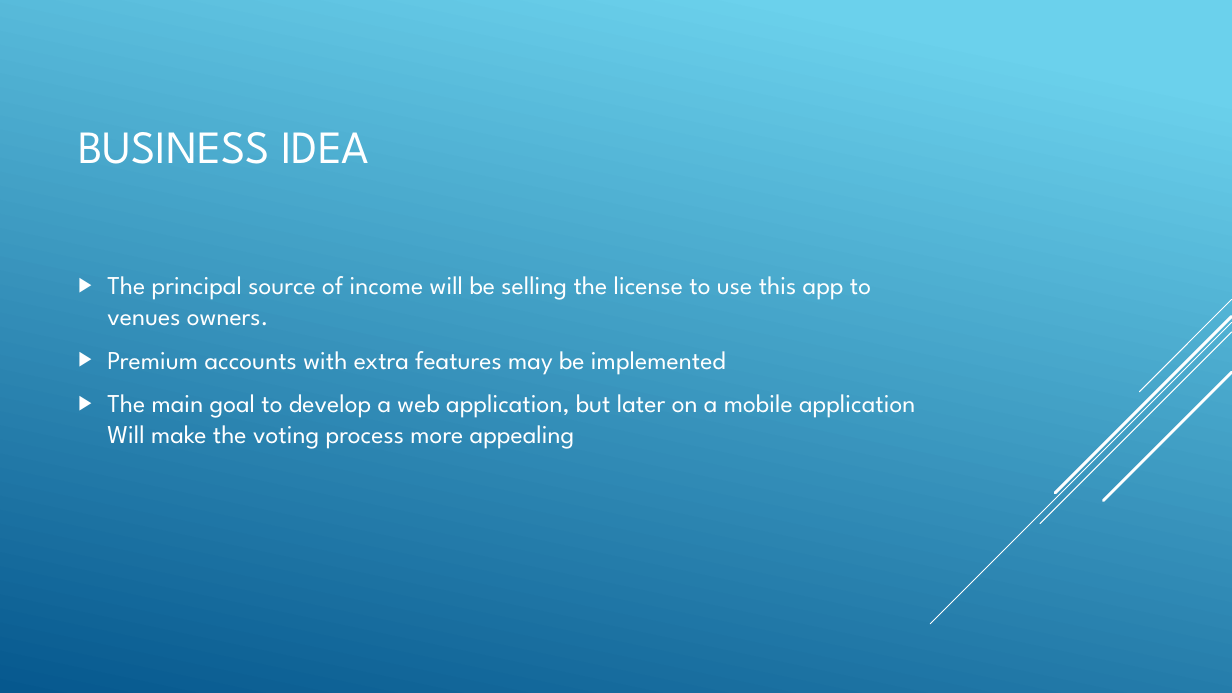
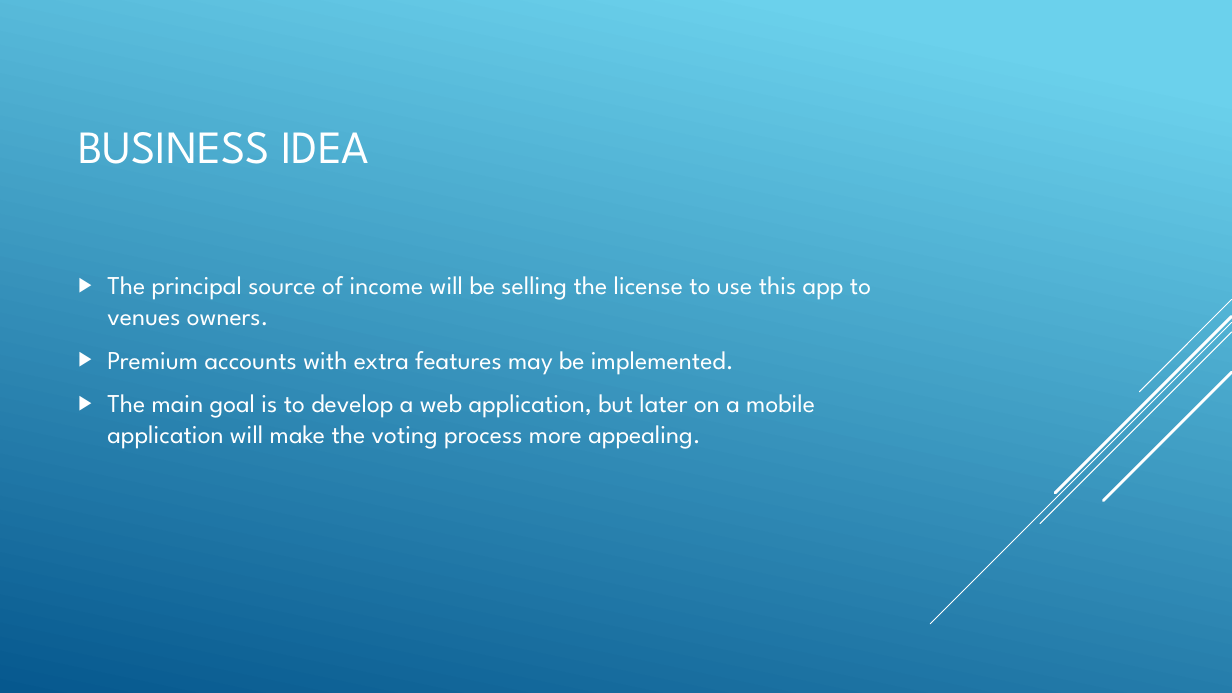
Before and after one commit to pabreblob/capsulefy, a slide deck: slide 3 of Week 1 docs/JUKEVOTE.pptx. Drawn at 1232x693 pixels with LibreOffice and Linux fonts; fonts in the diff are those of the drawing. Boxes give left, top, right and bottom in pixels: in the first picture for what was removed or moved away, otherwise in the second. Text is boxed around its words. In the diff, an @@ line names an element or a change of style, - is before the commit and + after.

Commit message:
Fixed typos

```diff
--- a/Week 1 docs/JUKEVOTE.pptx
+++ b/Week 1 docs/JUKEVOTE.pptx
@@ text at (107,351,815,449): text changed @@
-▶ Premium accounts with extra features may be implemented
-▶ The main goal to develop a web application, but later on a mobile application Will make the voting process more appealing
+▶ Premium accounts with extra features may be implemented.
+▶ The main goal is to develop a web application, but later on a mobile application will make the voting process more appealing.
```
Also in this commit, not shown: 5 other slides changed.
